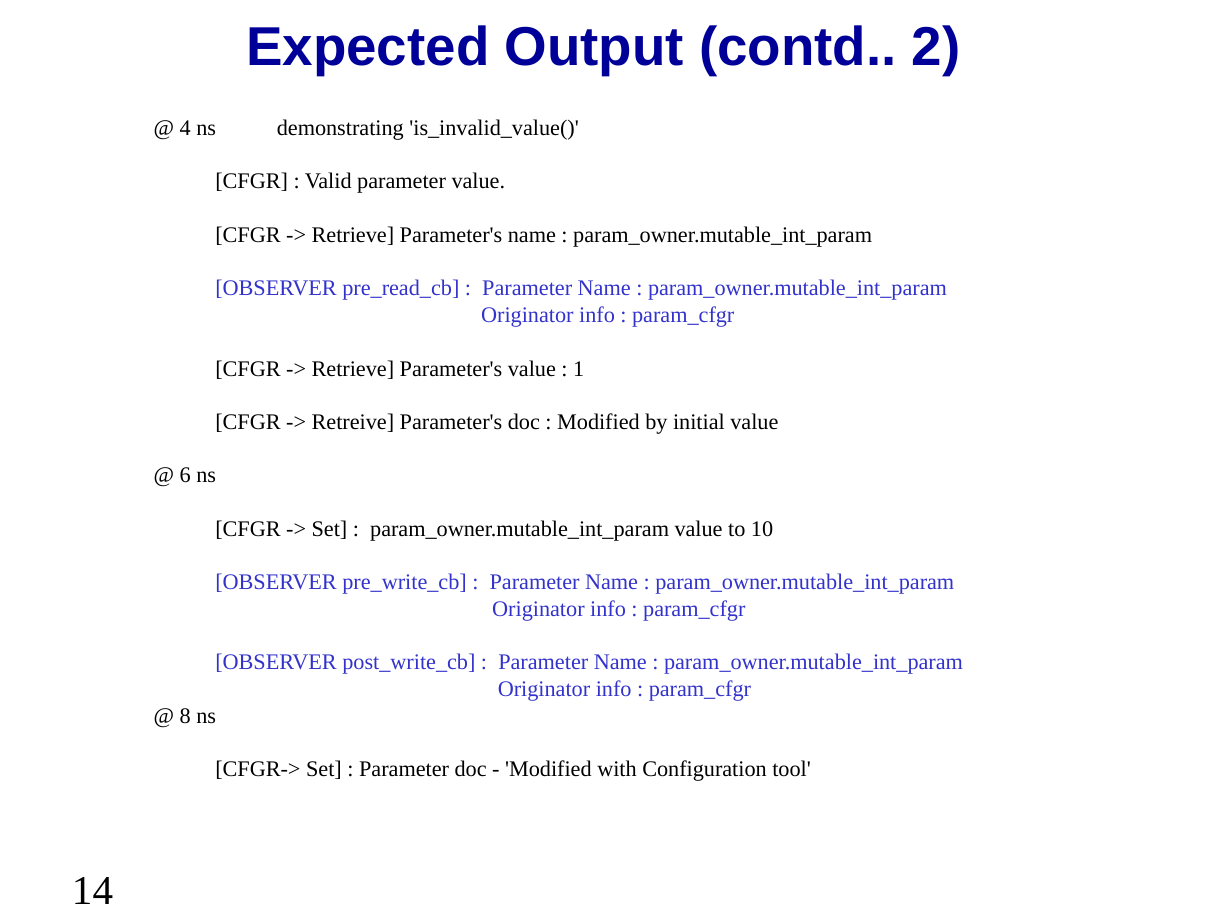
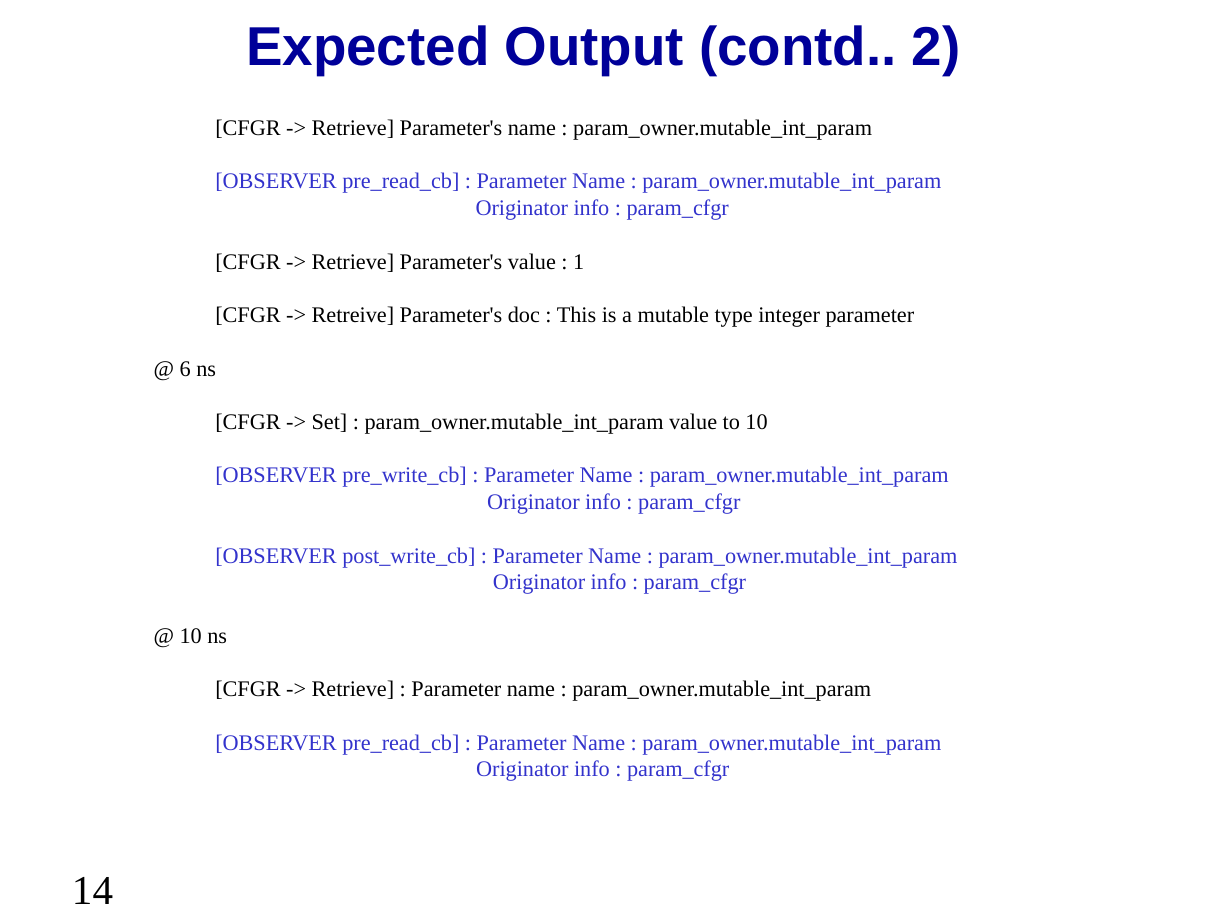
Before and after one commit to accellera-official/cci, a slide deck: slide 14 of examples/ex7_Parameter_Information/docs/ex7_Parameter_Information.ppt. Drawn at 1232x924 pixels with LibreOffice and Linux fonts; fonts in the diff are those of the drawing; background and template pictures are left out. Boxes give left, top, right and bottom in pixels: in the first picture for what was removed or moved away, otherwise in the second. Text is boxed around its words. In the diff, an @@ line names an element or a change of style, - is before the commit and + after.

```diff
--- a/examples/ex7_Parameter_Information/docs/ex7_Parameter_Information.ppt
+++ b/examples/ex7_Parameter_Information/docs/ex7_Parameter_Information.ppt
@@ text at bbox=[180, 119, 578, 193]: paragraphs removed @@
-@ 4 ns demonstrating 'is_invalid_value()'
-[CFGR] : Valid parameter value.
@@ text at bbox=[215, 306, 915, 327]: text changed @@
-[CFGR -> Retreive] Parameter's doc : Modified by initial value
+[CFGR -> Retreive] Parameter's doc : This is a mutable type integer parameter
@@ text at bbox=[180, 547, 958, 781]: text changed @@
-[OBSERVER post_write_cb] : Parameter Name : param_owner.mutable_int_param
-Originator info : param_cfgr
-@ 8 ns
-[CFGR-> Set] : Parameter doc - 'Modified with Configuration tool'
+[OBSERVER post_write_cb] : Parameter Name : param_owner.mutable_int_param
+Originator info : param_cfgr
+@ 10 ns
+[CFGR -> Retrieve] : Parameter name : param_owner.mutable_int_param
+[OBSERVER pre_read_cb] : Parameter Name : param_owner.mutable_int_param
+Originator info : param_cfgr
```
Also in this commit, not shown: 11 other slides changed, 4 other files.
